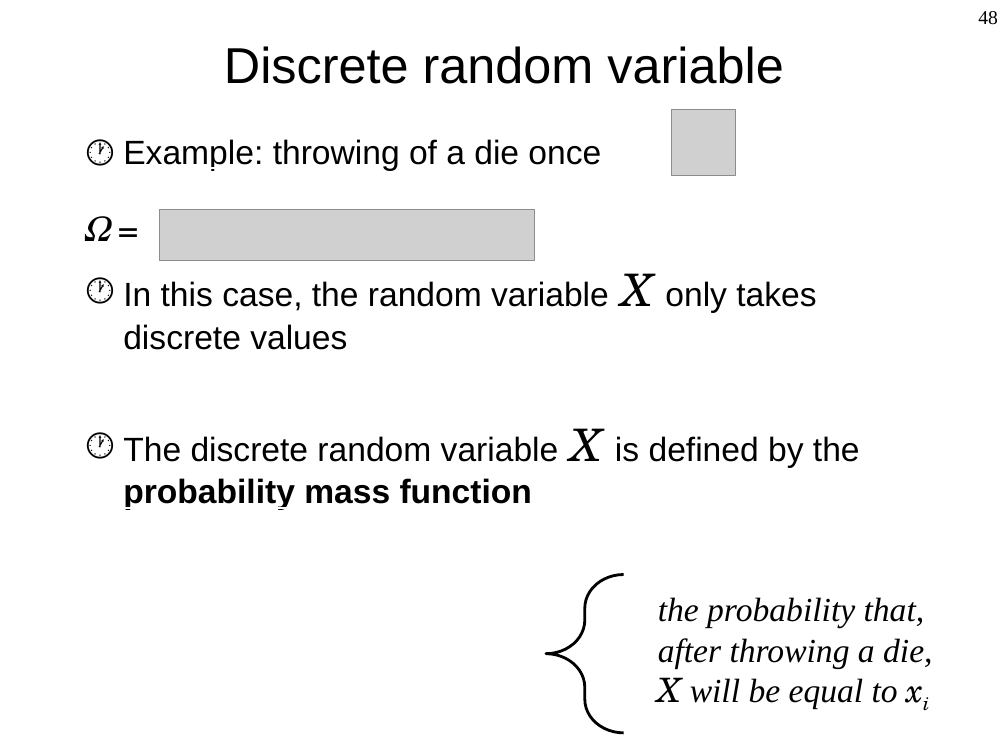
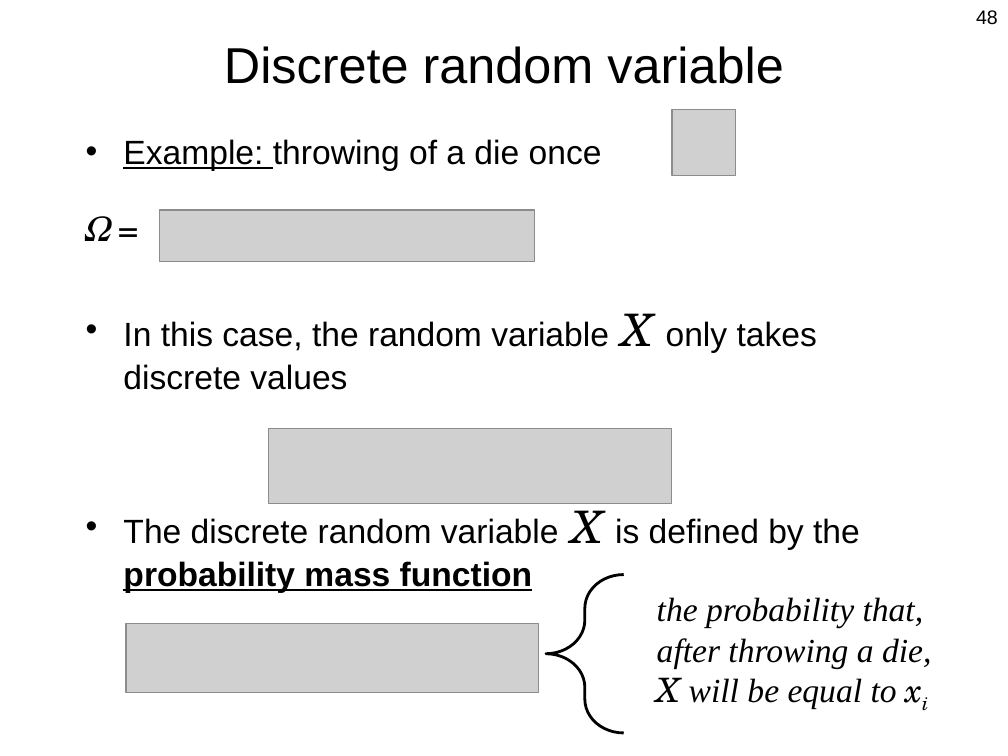
Before and after one commit to Berkeley-ME233/Berkeley-ME233.github.io, a slide deck: slide 48 of static/ME233_Sp16_L2_Probability_Intro.pptx. Drawn at 1008x756 pixels with LibreOffice and Linux fonts; fonts in the diff are those of the drawing; grey boxes stand for pictures. Boxes give left, top, right and bottom in pixels: in the first picture for what was removed or moved away, otherwise in the second. Text is boxed around its words. In the diff, an @@ line names an element or a change of style, - is before the commit and + after.

```diff
--- a/static/ME233_Sp16_L2_Probability_Intro.pptx
+++ b/static/ME233_Sp16_L2_Probability_Intro.pptx
@@ page number at box(976, 10, 998, 25): font Times New Roman to Arial @@
@@ text "Example: throwing of a die ..." at box(123, 139, 860, 593): bullet 🕐 to •; more space between paragraphs @@
@@ picture added at box(269, 428, 672, 504) @@
@@ picture added at box(126, 624, 539, 694) @@
```
Also in this commit, not shown: 62 other slides changed, 2 other files.
